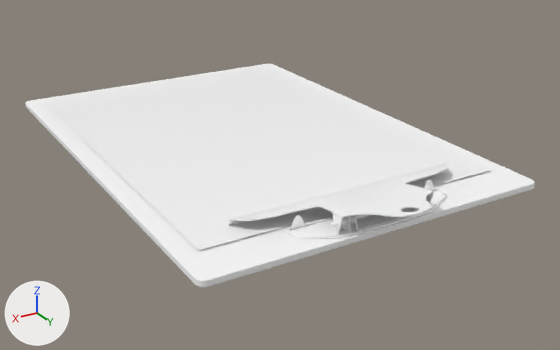
One commit to the Blender file assets/Skeletons/Clipboard_skeleton_v001.blend: the scene before it, then after it.
Before and after are seen from a 50 mm camera at (0.259, 0.653, 0.206) aimed at (-0.01, 0.205, -0.017). Every picture has the same lights, and +X, +Y and +Z are marked at lower left. The older version comes first.

Before the edit, the objects in view are built like this:
```python
mat_board = principled_material('board')
mat_board.base_color = (1.0, 1.0, 1.0)  # white #ffffff
mat_board.roughness = 0.553
mat_board.specular_ior_level = 1.0
mat_metal = principled_material('metal')
mat_metal.base_color = (1.0, 1.0, 1.0)  # white #ffffff
mat_metal.roughness = 0.553
mat_metal.specular_ior_level = 1.0
mat_page = principled_material('page')
mat_page.base_color = (1.0, 1.0, 1.0)  # white #ffffff
mat_page.roughness = 0.293
mat_page.specular_ior_level = 1.0
me_mesh = bpy.data.meshes.new('Mesh')
me_mesh.from_pydata(...)  # 1454 vertices, 1108 faces; spans x -44.6..44.6, y 0.0..8.3, z -135.6..-0.5
# faces by material slot: [106, 1002]
me_mesh.materials.append(mat_board)  # white #ffffff
me_mesh.materials.append(mat_metal)  # white #ffffff
me_mesh_001 = bpy.data.meshes.new('Mesh.001')
me_mesh_001.from_pydata([(-39.6, 1.9, -5.9), (39.6, 1.9, -5.9), (-39.6, 1.9, -116.2), (39.6, 1.9, -116.2), (-39.6, 1.9, -5.9), (39.6, 1.9, -5.9), (-39.6, 1.9, -116.2), (39.6, 1.9, -116.2)], [], [(2, 3, 1, 0), (5, 7, 6, 4), (4, 6, 2, 0), (6, 7, 3, 2), (7, 5, 1, 3), (5, 4, 0, 1)])
me_mesh_001.materials.append(mat_page)  # white #ffffff
ob_board_1 = bpy.data.objects.new('board_1', me_mesh)
ob_board_1.location = (0.0, 0.0, 0.0)
ob_board_1.rotation_euler = (1.571, 0.0, 0.0)  # degrees (90, 0, 0)
ob_board_1.scale = (0.00271, 0.00271, 0.00271)
ob_page = bpy.data.objects.new('page', me_mesh_001)
ob_page.location = (0.0, 0.0, 0.0)
ob_page.rotation_euler = (1.571, 0.0, 0.0)  # degrees (90, 0, 0)
ob_page.scale = (0.00271, 0.00271, 0.00271)
```
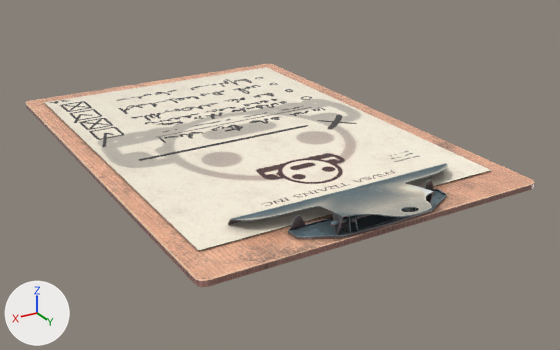
Diff of the bpy script that builds the scene:
```diff
--- a/assets/Skeletons/Clipboard_skeleton_v001.blend.py
+++ b/assets/Skeletons/Clipboard_skeleton_v001.blend.py
@@ mat_page @@
 n0 = _N.new('ShaderNodeBsdfPrincipled'); n0.name = 'Principled BSDF'
-n0.inputs[0].default_value = (1.0, 1.0, 1.0, 1.0)  # 'Base Color', white #ffffff
-n0.inputs[2].default_value = 0.293  # 'Roughness'
+n0.inputs[7].default_value = 1.0  # 'Diffuse Roughness'
 n0.inputs[13].default_value = 1.0  # 'Specular IOR Level'
 n1 = _N.new('ShaderNodeOutputMaterial'); n1.name = 'Material Output'
+n2 = _N.new('ShaderNodeTexImage'); n2.name = 'Image Texture'
+n2.image = img_clipboard_skeleton_2_png
+n3 = _N.new('ShaderNodeTexImage'); n3.name = 'Image Texture.001'
+n3.image = img_clipboard2_page_normal_png
 _L.new(n0.outputs[0], n1.inputs[0])  # 'BSDF' to 'Surface'
+_L.new(n2.outputs[0], n0.inputs[0])  # 'Color' to 'Base Color'
+_L.new(n3.outputs[0], n0.inputs[2])  # 'Color' to 'Roughness'
@@ mat_board @@
 n0 = _N.new('ShaderNodeBsdfPrincipled'); n0.name = 'Principled BSDF'
-n0.inputs[0].default_value = (1.0, 1.0, 1.0, 1.0)  # 'Base Color', white #ffffff
-n0.inputs[2].default_value = 0.553  # 'Roughness'
 n0.inputs[13].default_value = 1.0  # 'Specular IOR Level'
 n1 = _N.new('ShaderNodeOutputMaterial'); n1.name = 'Material Output'
+n2 = _N.new('ShaderNodeTexImage'); n2.name = 'Image Texture'
+n2.image = img_clipboard2_board_normal_png
+n3 = _N.new('ShaderNodeTexImage'); n3.name = 'Image Texture.001'
+n3.image = img_clipboard2_board_diffuse_png
 _L.new(n0.outputs[0], n1.inputs[0])  # 'BSDF' to 'Surface'
+_L.new(n2.outputs[0], n0.inputs[2])  # 'Color' to 'Roughness'
+_L.new(n3.outputs[0], n0.inputs[0])  # 'Color' to 'Base Color'
@@ mat_metal @@
 n0 = _N.new('ShaderNodeBsdfPrincipled'); n0.name = 'Principled BSDF'
-n0.inputs[0].default_value = (1.0, 1.0, 1.0, 1.0)  # 'Base Color', white #ffffff
-n0.inputs[2].default_value = 0.553  # 'Roughness'
 n0.inputs[13].default_value = 1.0  # 'Specular IOR Level'
 n1 = _N.new('ShaderNodeOutputMaterial'); n1.name = 'Material Output'
+n2 = _N.new('ShaderNodeTexImage'); n2.name = 'Image Texture'
+n2.image = img_clipboard2_metal_diffuse_png
+n3 = _N.new('ShaderNodeTexImage'); n3.name = 'Image Texture.001'
+n3.image = img_clipboard2_metal_metallicsmoothness_png
+n4 = _N.new('ShaderNodeTexImage'); n4.name = 'Image Texture.002'
+n4.image = img_clipboard2_metal_normal_png
 _L.new(n0.outputs[0], n1.inputs[0])  # 'BSDF' to 'Surface'
+_L.new(n2.outputs[0], n0.inputs[0])  # 'Color' to 'Base Color'
+_L.new(n3.outputs[0], n0.inputs[1])  # 'Color' to 'Metallic'
+_L.new(n3.outputs[0], n0.inputs[2])  # 'Color' to 'Roughness'
+_L.new(n4.outputs[0], n0.inputs[7])  # 'Color' to 'Diffuse Roughness'
```

What differs and where, as boxes (x1, y1, x2, y2) in the pictures (560 x 350 px):
'page', surface changed
    both: (44, 67, 490, 250)
'board_1', surface changed (darker)
    both: (25, 64, 535, 287)
